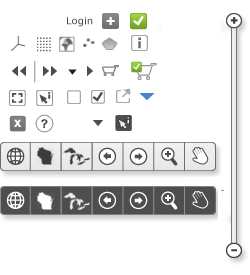
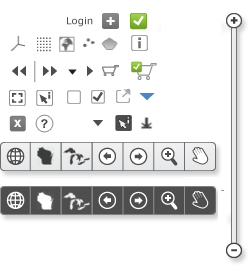
Layered file, before and after one edit (w=250, h=275). Changes by layer:
added layer "Download Arrow" above "Great Lakes" over [140, 116, 153, 130]
